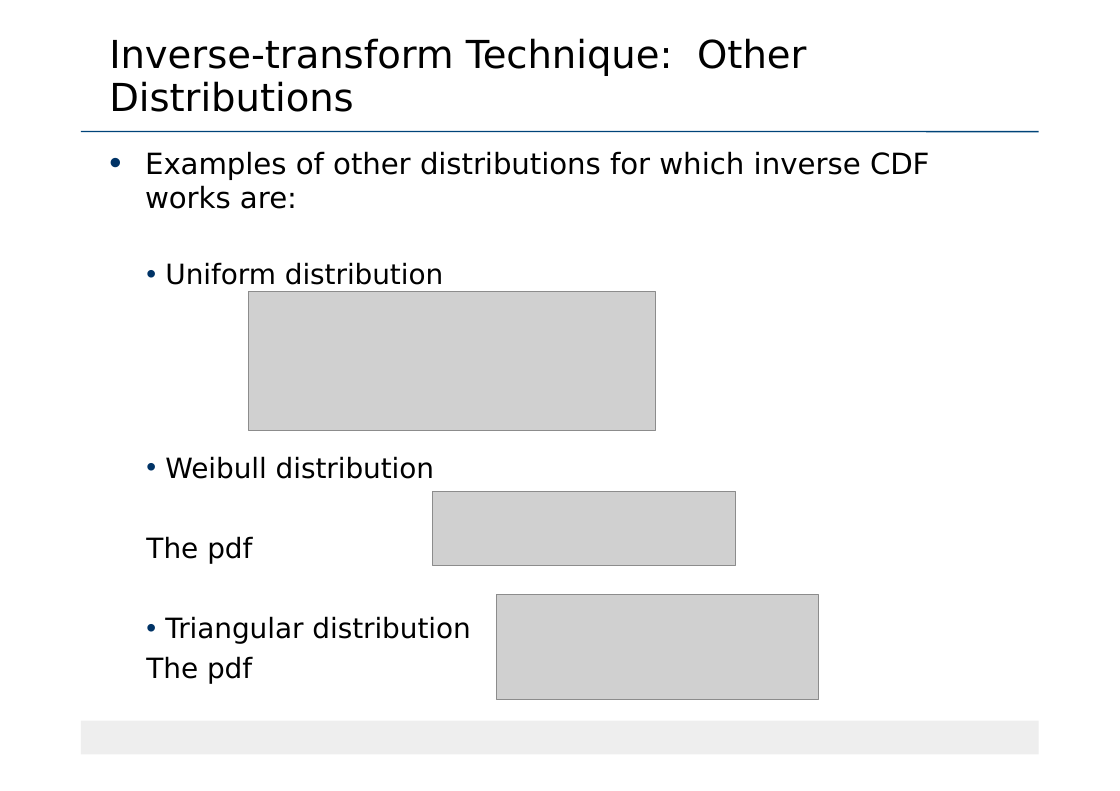
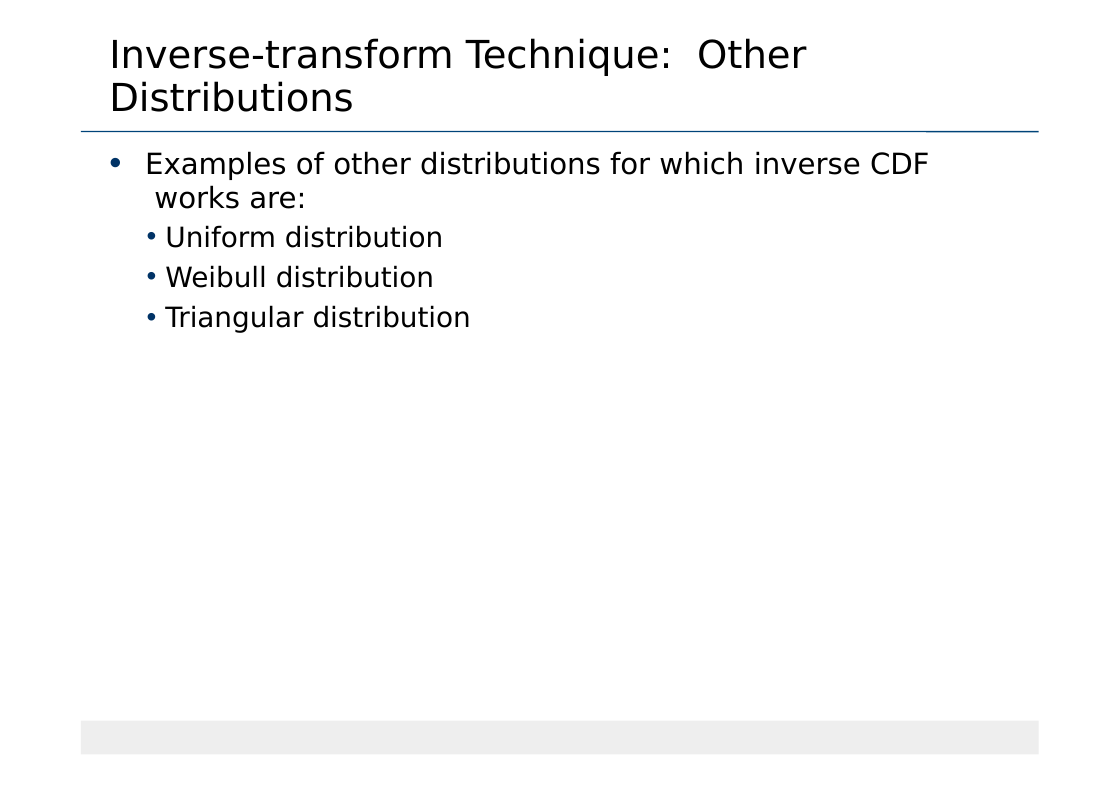
Before and after one commit to Sourabhsk870/6TH-SEM-NOTES, a slide deck: slide 13 of 18CS645/MODULE 3/Random Number-Variate generation-correct.pptx. Drawn at 1120x791 pixels with LibreOffice and Linux fonts; fonts in the diff are those of the drawing; grey boxes stand for pictures. Boxes give left, top, right and bottom in pixels: in the first picture for what was removed or moved away, otherwise in the second. Text is boxed around its words. In the diff, an @@ line names an element or a change of style, - is before the commit and + after.

```diff
--- a/18CS645/MODULE 3/Random Number-Variate generation-correct.pptx
+++ b/18CS645/MODULE 3/Random Number-Variate generation-correct.pptx
@@ picture removed at bbox=[249, 292, 655, 431] @@
@@ picture removed at bbox=[432, 491, 736, 566] @@
@@ text at bbox=[146, 536, 252, 564]: paragraph removed @@
-  The pdf
@@ picture removed at bbox=[496, 596, 819, 700] @@
@@ text at bbox=[146, 656, 252, 684]: paragraph removed @@
-  The pdf
```
Also in this commit, not shown: 13 other slides changed, 1 slide added, 3 slides removed.
